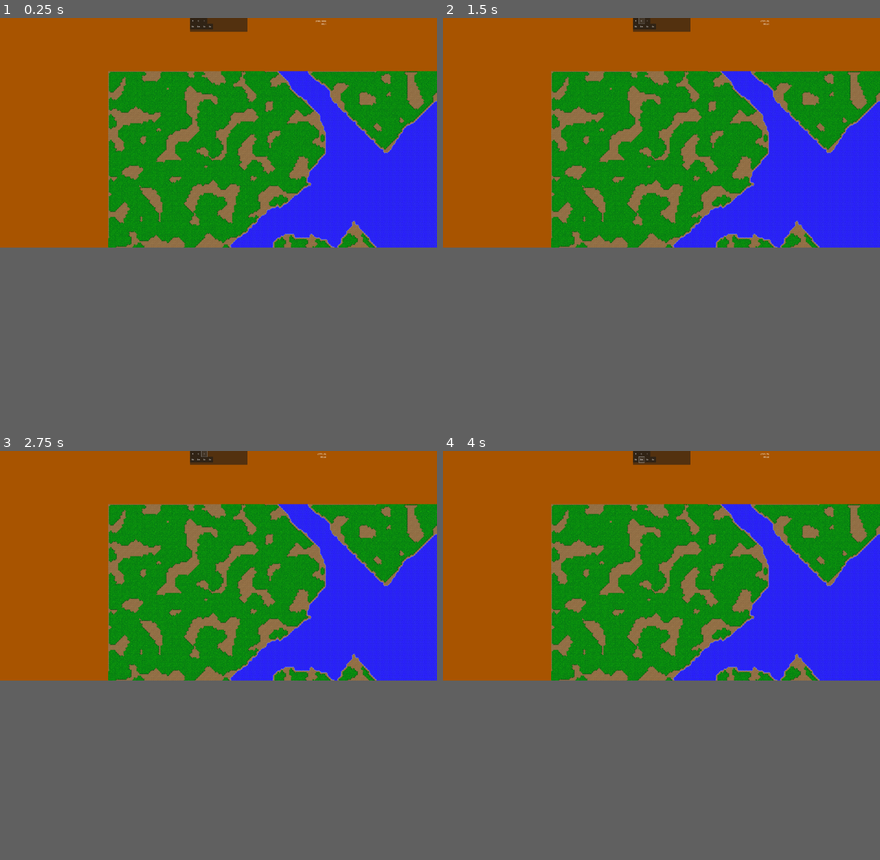
Above: before the commit, frames 1-4 (two rows, left to right).
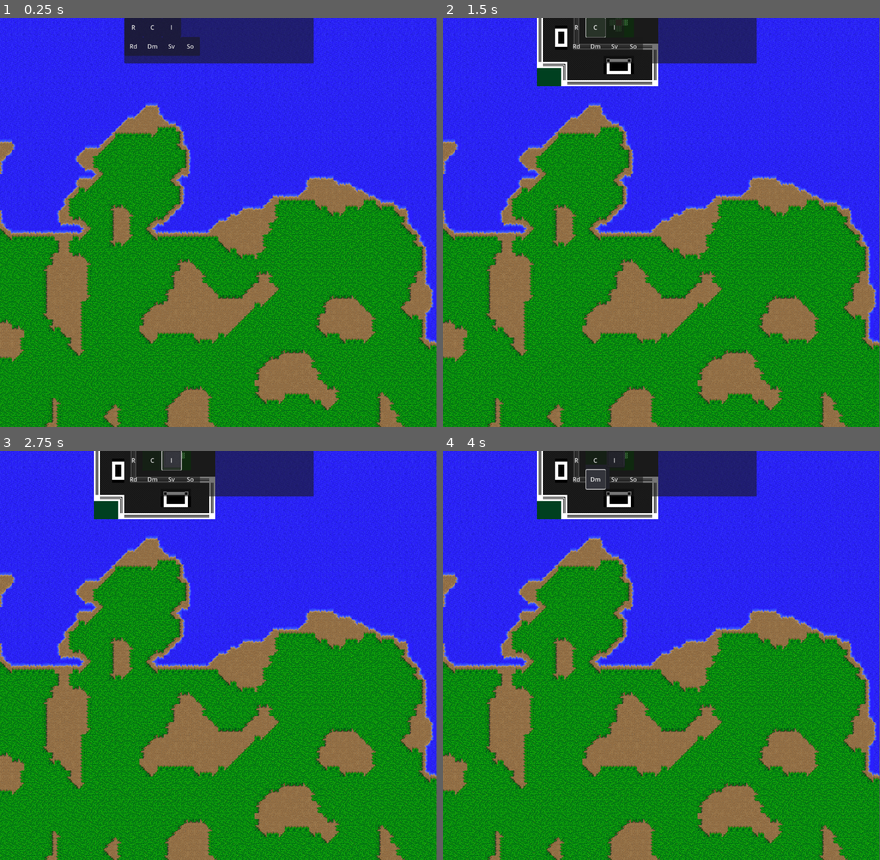
Above: after the commit, the same moments.

Repository: ahakkar/ACSIM
Game: Godot game, scene res://scenes/Main.tscn
The game is run twice, just before and just after one commit, with the same random seed, the same clock (stepped at 60 frames per second) and the same inputs.
Inputs:
- Up to frame 1 (0.25 s): no input
- Up to frame 2 (1.5 s): click "R" at 0.5 s; click "C" at 1.25 s
- Up to frame 3 (2.75 s): click "I" at 2 s
- Up to frame 4 (4 s): click "Rd" at 2.75 s; click "Dm" at 3.5 s
In our replay, the window is 800x421 before the commit and 799x750 after it. These sizes can differ from the game's own. Grey fills any space a smaller window leaves; there, only what the larger window draws over its background counts as a difference.

The runs differ from the first frame. In frame 1, 84% of the frame differs, in the area x 0-100%, y 0-100%; in frame 2, 84%; in frame 3, 84%; in frame 4, 84%.

Commit message:
refactor worldgen, still not optimal

Diff:
--- a/project.godot
+++ b/project.godot
@@ -21,8 +21,8 @@
 
 [display]
 
-window/size/viewport_width=1920
 window/size/viewport_height=1080
+window/size/mode=2
 window/size/resizable=false
 
 [input]
--- a/scenes/Main.tscn
+++ b/scenes/Main.tscn
@@ -470,7 +470,14 @@
 0:0/2/flip_v = true
 0:0/3 = 3
 0:0/3/transpose = true
+1:0/next_alternative_id = 4
 1:0/0 = 0
+1:0/1 = 1
+1:0/1/flip_h = true
+1:0/2 = 2
+1:0/2/flip_v = true
+1:0/3 = 3
+1:0/3/transpose = true
 2:0/0 = 0
 3:0/0 = 0
 4:0/0 = 0
@@ -1528,6 +1535,7 @@
 offset_bottom = 256.0
 horizontal_alignment = 2
 
+[connection signal="set_camera_position" from="." to="World/CameraZoom2D" method="_on_set_camera_position"]
 [connection signal="button_pressed" from="UILayer/Control" to="World" method="_on_control_button_pressed"]
 [connection signal="pressed" from="UILayer/Control/ConstructionPanel/button_residental" to="UILayer/Control" method="_on_button_residental_pressed"]
 [connection signal="pressed" from="UILayer/Control/ConstructionPanel/button_commercial" to="UILayer/Control" method="_on_button_commercial_pressed"]
--- a/scripts/CameraZoom2D.gd
+++ b/scripts/CameraZoom2D.gd
@@ -24,7 +24,7 @@
 		Globals.CAMERA_ZOOM_DURATION
 	)
 
-func _on_world_set_camera_position(pos: Vector2) -> void:
+func _on_set_camera_position(pos: Vector2) -> void:
 	self.position = pos
 
 func _unhandled_input(event):
--- a/scripts/Globals.gd
+++ b/scripts/Globals.gd
@@ -3,7 +3,11 @@
 
 extends Node
 
+# tilemap tile types
 enum {TILE_WATER, TILE_TERRAIN, TILE_FOREST, TILE_BOG}
+
+# tilemap layers
+enum {LAYER_TERRAIN, LAYER_BUILDINGS}
 
 func are_coords_valid(value:int, bounds:Vector2i, errmsg:String) -> bool:
 	if bounds.x > value or value > bounds.y:
@@ -12,6 +16,9 @@
 		return false
 
 	return true
+
+func choose_randomly(list_of_entries):
+	return list_of_entries[randi() % list_of_entries.size()]
 
 var world_map: TileMap
 var map_image_size:Vector2i
@@ -44,10 +51,6 @@
 const TYPE_ROADS:String = "roads"
 const TYPE_DEMOLISH:String = "demolish"
 
-# tilemap layers
-const LAYER_TERRAIN:int = 0
-const LAYER_BUILDINGS:int = 1
-
 # camera movement settings
 var CAMERA_ZOOM_LEVEL: float = 1.0
 
@@ -71,6 +74,56 @@
 const TILE_SIZE_X:int = 16
 const TILE_SIZE_Y:int = 16
 
+# tile dict to tilemap
+var td = {
+	TILE_WATER: {
+		"default": [Vector2i(1,0)]
+		},
+	TILE_TERRAIN: {
+		"default": [Vector2i(0,0)],
+		# 4 land tiles around water
+		[1,1,1,1]: [Vector2i(0,0)],
+		# 3 land tiles around water
+		[1,1,1,0]: [Vector2i(0,0)],
+		[1,1,0,1]: [Vector2i(0,0)],
+		[1,0,1,1]: [Vector2i(0,0)],
+		[0,1,1,1]: [Vector2i(0,0)],
+		# 2 land tiles around water
+		[1,1,0,0]: [Vector2i(11,0), Vector2i(12,0)],
+		[0,1,1,0]: [Vector2i(7,0), Vector2i(8,0)],
+		[0,0,1,1]: [Vector2i(19,0), Vector2i(20,0)],
+		[1,0,0,1]: [Vector2i(15,0), Vector2i(16,0)],
+			# 1 land tile around water
+		[0,0,0,1]: [Vector2i(17,0), Vector2i(18,0)],
+		[0,0,1,0]: [Vector2i(5,0), Vector2i(6,0)],
+		[0,1,0,0]: [Vector2i(9,0), Vector2i(10,0)],
+		[1,0,0,0]: [Vector2i(13,0), Vector2i(14,0)],
+		},
+	TILE_FOREST: {
+		"default": [Vector2i(5,1)],
+		# 4 forest tiles around land
+		[2,2,2,2]: [Vector2i(5,1)],
+		# 3 forest tiles around land
+		[2,2,2,1]: [Vector2i(5,1)],
+		[2,2,1,2]: [Vector2i(5,1)],
+		[2,1,2,2]: [Vector2i(5,1)],
+		[1,2,2,2]: [Vector2i(5,1)],
+		# 2 forest tiles around land
+		[2,2,1,1]: [Vector2i(28,0)],
+		[1,2,2,1]: [Vector2i(26,0)],
+		[1,1,2,2]: [Vector2i(24,0)],
+		[2,1,1,2]: [Vector2i(22,0)],
+		# 1 forest tile around land
+		[1,1,1,2]: [Vector2i(23,0)],
+		[1,1,2,1]: [Vector2i(25,0)],
+		[1,2,1,1]: [Vector2i(27,0)],
+		[2,1,1,1]: [Vector2i(29,0)],
+		},
+	TILE_BOG: {
+		"key": [Vector2i(0,0)]
+		}
+	}
+
 # error messages
 const ERROR_BUILDING_TYPE_NOT_SET:String = "Building type not set, while trying to place building."
 const ERROR_BUTTON_NOT_FOUND:String = "Button '%s' not found when trying to set it's properties in Control.gd!"
--- a/scripts/Main.gd
+++ b/scripts/Main.gd
@@ -9,16 +9,20 @@
 class_name Main
 extends Node
 
+signal set_camera_position(pos:Vector2)
+
 # The idea is for the user to be able to choose the map from GUI later
-var map_filename: String = "res://maps/varkaus_256x256px_test.png"
+#var map_filename: String = "res://maps/tampere_10x10km_1000px.png"
+var map_filename:String = "res://maps/tampere_200px_crop.png"
 var _world := World.new()
 var _world_generator := WorldGeneration.new()
 
 func _init():
-	DisplayServer.window_set_size(
-		#Vector2i(Globals.DEFAULT_X_RES, Globals.DEFAULT_Y_RES)
-		Vector2i(3800,2000)
-	)
+#	DisplayServer.window_set_size(
+#		#Vector2i(Globals.DEFAULT_X_RES, Globals.DEFAULT_Y_RES)
+#		Vector2i(3800,2000)
+#	)
+	pass
 
 # Called when the node enters the scene tree for the first time.
 func _ready():
@@ -31,6 +35,13 @@
 		push_error(Globals.ERROR_WHILE_GENERATING_MAP)
 		quit_game()
 
+	# center camera to world map
+	emit_signal(
+		"set_camera_position",
+		Vector2(Globals.map_image_size.x / 2.0 * Globals.TILE_SIZE_X,
+				Globals.map_image_size.y / 2.0 * Globals.TILE_SIZE_Y)
+	)
+
 # Called every frame. 'delta' is the elapsed time since the previous frame.
 func _process(_delta):
 	pass
--- a/scripts/WorldGeneration.gd
+++ b/scripts/WorldGeneration.gd
@@ -1,7 +1,5 @@
 class_name WorldGeneration
 extends RefCounted
-
-signal set_camera_position(pos:Vector2)
 
 var image:Image = Image.new()
 var map_tile_data:Array[Array] = [[]] # store map tile info to a 2d array
@@ -12,56 +10,44 @@
 	Vector2i(-1,0)  # west
 	]
 
-var count:int = 0
-
-func choose_forest_tile(tile:Vector2i) -> Vector2i:
-	var surrounding_tiles:Array = []
-
-	# determine which directions have forest around the tile
-	for dir in directions:
-		# avoid index out of bounds
-		if (tile.y+dir.y >= Globals.map_image_size.y) or (tile.x+dir.x >= Globals.map_image_size.x):
-			surrounding_tiles.append(Globals.TILE_TERRAIN)
-		elif map_tile_data[tile.y+dir.y][tile.x+dir.x] == Globals.TILE_FOREST:
-			surrounding_tiles.append(Globals.TILE_FOREST)
-			continue
-		surrounding_tiles.append(Globals.TILE_TERRAIN)
-
-	var selected_tile = match_forest_tile(surrounding_tiles)
-	if selected_tile.x == -1 or selected_tile.y == -1:
-		selected_tile = Vector2i(0,0)
-
-	return selected_tile
-
-func choose_tile(tile:Vector2i) -> Vector2i:
+func choose_tile(tile:Vector2i, selected, surrounding) -> void:
 	var surrounding_tiles:Array = []
 
 	# determine which directions have land around the tile
 	for dir in directions:
 		# avoid index out of bounds
 		if (tile.y+dir.y >= Globals.map_image_size.y) or (tile.x+dir.x >= Globals.map_image_size.x):
-			surrounding_tiles.append(Globals.TILE_WATER)
-		elif map_tile_data[tile.y+dir.y][tile.x+dir.x] == Globals.TILE_TERRAIN:
-			surrounding_tiles.append(Globals.TILE_TERRAIN)
-			continue
-		surrounding_tiles.append(Globals.TILE_WATER)
-
-	var selected_tile = match_tile(surrounding_tiles)
-	if selected_tile.x == -1 or selected_tile.y == -1:
-		selected_tile = Vector2i(1,0)
-
-	return selected_tile
-
-func choose_randomly(list_of_entries:Array[int]) -> int:
-	return list_of_entries[randi() % list_of_entries.size()]
+			surrounding_tiles.append(surrounding)
+		elif map_tile_data[tile.y+dir.y][tile.x+dir.x] == surrounding:
+			surrounding_tiles.append(surrounding)
+		else:
+			surrounding_tiles.append(selected)
+
+	# this is because a tile can have more than 1 option
+	var selected_tile = Globals.td[surrounding].get(surrounding_tiles)
+	var tile_coords:Vector2i
+	if selected_tile == null:
+		tile_coords = Globals.td[selected].get("default")[0]
+	elif selected_tile.size() > 1:
+		tile_coords = Globals.choose_randomly(selected_tile)
+	else:
+		tile_coords = selected_tile[0]
+
+	# layer | position coords | tilemap id | coords of the tile at tilemap | alternative tile
+	Globals.world_map.set_cell(
+		Globals.LAYER_TERRAIN,
+		Vector2i(tile.x, tile.y),
+		2,
+		tile_coords,
+		0 if selected_tile else Globals.choose_randomly([0,1,2,3])
+	)
 
 # Generates biomes, like forest and bog
 func generate_biomes() -> void:
-
-	print("biome generation")
+	# generate a new noisemap which should emulate forest-looking areas
 	var fnl = FastNoiseLite.new()
 	fnl.noise_type = FastNoiseLite.TYPE_PERLIN
-	fnl.seed = randi()
+	fnl.seed = 69 #randi()
 	fnl.frequency = 0.1
 	fnl.fractal_type = FastNoiseLite.FRACTAL_FBM
 	fnl.fractal_octaves = 3
@@ -70,13 +56,13 @@
 
 	var water_next_to_tile:bool = false
 
-	#var noise_img = Image.new()
-	#noise_img = fnl.get_image(Globals.map_image_size.x, Globals.map_image_size.y)
 	for y in map_tile_data.size():
 		for x in map_tile_data[y].size():
+
 			# replace non-water with biomes
 			if map_tile_data[y][x] > 0:
 				water_next_to_tile = false
+
 				# don't put forest next to water
 				for dir in directions:
 					if (y+dir.y >= Globals.map_image_size.y) or (x+dir.x >= Globals.map_image_size.x):
@@ -84,13 +70,12 @@
 					if map_tile_data[y+dir.y][x+dir.x] == Globals.TILE_WATER:
 						water_next_to_tile = true
 
+				# if there's no water next to a land tile, it can be replaced with forest
 				if !water_next_to_tile:
 					var noise_sample = fnl.get_noise_2d(x,y)
 					if noise_sample < 0.1:
-						count += 1
 						map_tile_data[y][x] = Globals.TILE_FOREST
-
-	print("maata korvattu ", count)
+					# can add other tresholds here for other biomes
 
 func generate_world(filename) -> bool:
 	# Try to load the image which we used to place water & ground to world map
@@ -106,95 +91,12 @@
 		return false
 
 	read_image_pixel_data()
-	smooth_land_features()
+	smooth_land_features(Globals.TILE_WATER)  # smooth water
 	generate_biomes()
+	smooth_land_features(Globals.TILE_FOREST) # smooth out forest
 	set_tilemap_tiles()
 
-	# center camera to world map
-	emit_signal(
-		"set_camera_position",
-		Vector2(Globals.map_image_size.x / 2.0 * Globals.TILE_SIZE_X,
-				Globals.map_image_size.y / 2.0 * Globals.TILE_SIZE_Y)
-	)
 	return true
-
-func match_forest_tile(surrounding_tiles) -> Vector2i:
-	match surrounding_tiles:
-		# 4 forest tiles around land
-		[2,2,2,2]:
-			return Vector2i(5,1) # forest tile
-
-		# 3 forest tiles around land
-		[2,2,2,1]:
-			return Vector2i(5,1) # forest tile
-		[2,2,1,2]:
-			return Vector2i(5,1) # forest tile
-		[2,1,2,2]:
-			return Vector2i(5,1) # forest tile
-		[1,2,2,2]:
-			return Vector2i(5,1) # forest tile
-
-		# 2 forest tiles around land
-		[2,2,1,1]: # south & east
-			return Vector2i(28,0)
-		[1,2,2,1]: # north & east
-			return Vector2i(26,0)
-		[1,1,2,2]: # north & west
-			return Vector2i(24,0)
-		[2,1,1,2]: # south & west
-			return Vector2i(22,0)
-
-		# 1 forest tile around land
-		[1,1,1,2]: # west only
-			return Vector2i(23,0)
-		[1,1,2,1]: # north only
-			return Vector2i(25,0)
-		[1,2,1,1]: # east only
-			return Vector2i(27,0)
-		[2,1,1,1]: # south only
-			return Vector2i(29,0)
-
-		_: # otherwise skip drawing
-			return Vector2i(-1,-1)
-
-func match_tile(surrounding_tiles) -> Vector2i:
-	match surrounding_tiles:
-		# 4 land tiles around water
-		[1,1,1,1]:
-			return Vector2i(0,0) # land tile
-
-		# 3 land tiles around water
-		[1,1,1,0]:
-			return Vector2i(0,0) # land tile
-		[1,1,0,1]:
-			return Vector2i(0,0) # land tile
-		[1,0,1,1]:
-			return Vector2i(0,0) # land tile
-		[0,1,1,1]:
-			return Vector2i(0,0) # land tile
-
-		# 2 land tiles around water
-		[1,1,0,0]: # south & east
-			return Vector2i(choose_randomly([11,12]),0)
-		[0,1,1,0]: # north & east
-			return Vector2i(choose_randomly([7,8]),0)
-		[0,0,1,1]: # north & west
-			return Vector2i(choose_randomly([19,20]),0)
-		[1,0,0,1]: # south & west
-			return Vector2i(choose_randomly([15,16]),0)
-
-		# 1 land tile around water
-		[0,0,0,1]: # west only
-			return Vector2i(choose_randomly([17,18]),0)
-		[0,0,1,0]: # north only
-			return Vector2i(choose_randomly([5,6]),0)
-		[0,1,0,0]: # east only
-			return Vector2i(choose_randomly([9,10]),0)
-		[1,0,0,0]: # south only
-			return Vector2i(choose_randomly([13,14]),0)
-
-		_: # otherwise skip drawing
-			return Vector2i(-1,-1)
 
 func read_image_pixel_data():
 	# initialize the array to have enough rows
@@ -215,74 +117,116 @@
 		for x in map_tile_data[y].size():
 			# layer | position coords | tilemap id | coords of the tile at tilemap | alternative tile
 			match map_tile_data[y][x]:
-				Globals.TILE_WATER:
-					Globals.world_map.set_cell(
-						Globals.LAYER_TERRAIN,
-						Vector2i(x, y),
-						2,
-						choose_tile(Vector2i(x, y)), # choose tile based on surrounding tiles
-						0
-					)
-				Globals.TILE_TERRAIN:
-					Globals.world_map.set_cell(
-						Globals.LAYER_TERRAIN,
-						Vector2i(x, y),
-						2,
-						choose_forest_tile(Vector2i(x,y)),
-						0
-					)
+				Globals.TILE_WATER:	 # water or shoreline
+					choose_tile(Vector2i(x, y), Globals.TILE_WATER, Globals.TILE_TERRAIN)
+
+				Globals.TILE_TERRAIN: #terrain or forest edge
+#					Globals.world_map.set_cell(
+#						Globals.LAYER_TERRAIN,
+#						Vector2i(x, y),
+#						2,
+#						Vector2i(0,0),
+#						Globals.choose_randomly([0,1,2,3])
+#					)
+					choose_tile(Vector2i(x,y), Globals.TILE_TERRAIN, Globals.TILE_FOREST)
+
 				Globals.TILE_FOREST:
 					Globals.world_map.set_cell(
 						Globals.LAYER_TERRAIN,
 						Vector2i(x, y),
 						2,
 						Vector2i(5,1),
-						choose_randomly([0,1,2,3])
+						Globals.choose_randomly([0,1,2,3])
 					)
+
 				_:  #default
 					pass
 
 
 # Fill water tiles, surrounded in 3-4 sides by land, with land.
 # Do it recursively with limit of n recursions!
-func smooth_land_features() -> void:
+func smooth_land_features(tile_type:int) -> void:
 	# TODO for testing avoid map borders to make it simpler to implement
 	for y in range(1, Globals.map_image_size.y-1):
 		for x in range(1, Globals.map_image_size.x-1):
-			if map_tile_data[y][x] != Globals.TILE_WATER:
+			if map_tile_data[y][x] != tile_type:
 				continue
 
-			smooth_recursively(Vector2i(x, y))
-
-func smooth_recursively(pos:Vector2i) -> void:
+			match tile_type:
+				Globals.TILE_WATER:
+					smooth_recursively(
+						Vector2i(x, y),
+						Globals.TILE_WATER,
+						Globals.TILE_TERRAIN
+					)
+				Globals.TILE_FOREST:
+					smooth_forest_recursively(
+						Vector2i(x, y),
+						Globals.TILE_FOREST,
+						Globals.TILE_TERRAIN
+					)
+
+# TEMP SPAGHETTI SOLUTION
+func smooth_forest_recursively(pos:Vector2i, selected:int, comp:int) -> void:
 	# now we are supposed to be inspecting a tile with land
-	# 1 = water 0 = land
 	var surrounding_tiles:Array = []
 
 	# determine which directions have land around the tile
 	for dir in directions:
-		if map_tile_data[pos.y+dir.y][pos.x+dir.x] == Globals.TILE_TERRAIN:
-			surrounding_tiles.append(Globals.TILE_TERRAIN)
-		elif map_tile_data[pos.y+dir.y][pos.x+dir.x] == Globals.TILE_WATER:
-			surrounding_tiles.append(Globals.TILE_WATER)
+		if map_tile_data[pos.y+dir.y][pos.x+dir.x] == comp:
+			surrounding_tiles.append(comp)
+		elif map_tile_data[pos.y+dir.y][pos.x+dir.x] == selected:
+			surrounding_tiles.append(selected)
+
+	match surrounding_tiles:
+		[1,1,1,2]: #west
+			map_tile_data[pos.y][pos.x] = comp
+			pos.x -= 1
+		[1,1,2,1]: #north
+			map_tile_data[pos.y][pos.x] = comp
+			pos.y -= 1
+		[1,2,1,1]: #east
+			map_tile_data[pos.y][pos.x] = comp
+			pos.x += 1
+		[2,1,1,1]: #south
+			map_tile_data[pos.y][pos.x] = comp
+			pos.y += 1
+		[1,1,1,1]: # remove solo forests
+			map_tile_data[pos.y][pos.x] = comp
+			return
+		_:
+			return
+
+	#smooth_forest_recursively(pos, selected, comp)
+
+func smooth_recursively(pos:Vector2i, selected:int, comp:int) -> void:
+	# now we are supposed to be inspecting a tile with land
+	var surrounding_tiles:Array = []
+
+	# determine which directions have land around the tile
+	for dir in directions:
+		if map_tile_data[pos.y+dir.y][pos.x+dir.x] == comp:
+			surrounding_tiles.append(comp)
+		elif map_tile_data[pos.y+dir.y][pos.x+dir.x] == selected:
+			surrounding_tiles.append(selected)
 
 	match surrounding_tiles:
 		[1,1,1,0]: #west
-			map_tile_data[pos.y][pos.x] = Globals.TILE_TERRAIN
+			map_tile_data[pos.y][pos.x] = comp
 			pos.x -= 1
 		[1,1,0,1]: #north
-			map_tile_data[pos.y][pos.x] = Globals.TILE_TERRAIN
+			map_tile_data[pos.y][pos.x] = comp
 			pos.y -= 1
 		[1,0,1,1]: #east
-			map_tile_data[pos.y][pos.x] = Globals.TILE_TERRAIN
+			map_tile_data[pos.y][pos.x] = comp
 			pos.x += 1
 		[0,1,1,1]: #south
-			map_tile_data[pos.y][pos.x] = Globals.TILE_TERRAIN
+			map_tile_data[pos.y][pos.x] = comp
 			pos.y += 1
 		_:
 			return
 
-	smooth_recursively(pos)
+	smooth_recursively(pos, selected, comp)
 
 func validate_mapgen_params() -> bool:
 	if !Globals.are_coords_valid(
